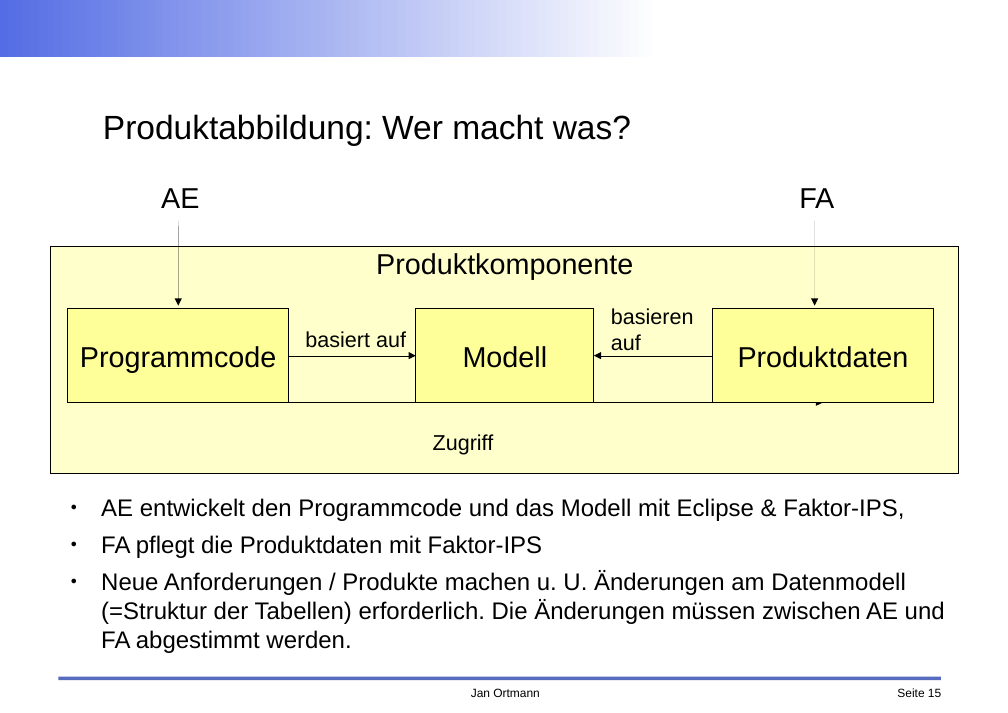
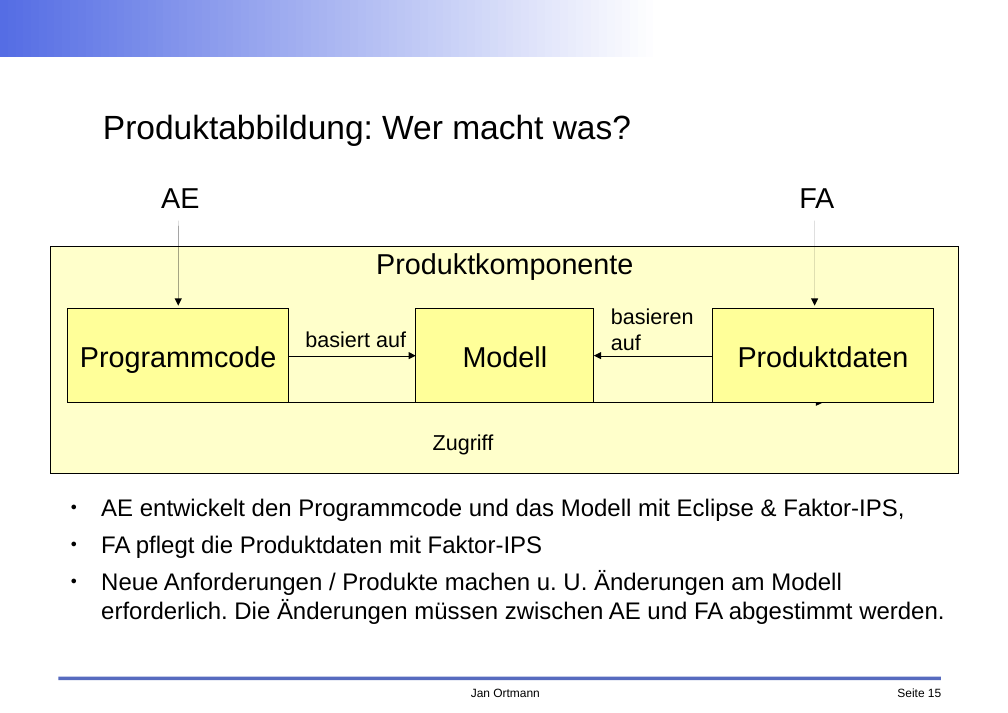
Before and after one commit to faktorips/faktorips.base, a slide deck: slide 15 of org.faktorips.doc/workshop/fachabteilung/Konzepte Produktkomponente.odp. Drawn at 1008x713 pixels with LibreOffice and Linux fonts; fonts in the diff are those of the drawing; background and template pictures are left out. Boxes give left, top, right and bottom in pixels: in the first picture for what was removed or moved away, otherwise in the second. Text is boxed around its words. In the diff, an @@ line names an element or a change of style, - is before the commit and + after.

```diff
--- a/org.faktorips.doc/workshop/fachabteilung/Konzepte Produktkomponente.odp
+++ b/org.faktorips.doc/workshop/fachabteilung/Konzepte Produktkomponente.odp
@@ text at box(101, 571, 944, 624): text changed @@
-● Neue Anforderungen / Produkte machen u. U. Änderungen am Datenmodell (=Struktur der Tabellen) erforderlich. Die Änderungen müssen zwischen AE und FA abgestimmt werden.
+● Neue Anforderungen / Produkte machen u. U. Änderungen am Modell erforderlich. Die Änderungen müssen zwischen AE und FA abgestimmt werden.
```
Also in this commit, not shown: 2 slides added, 10 other files.
